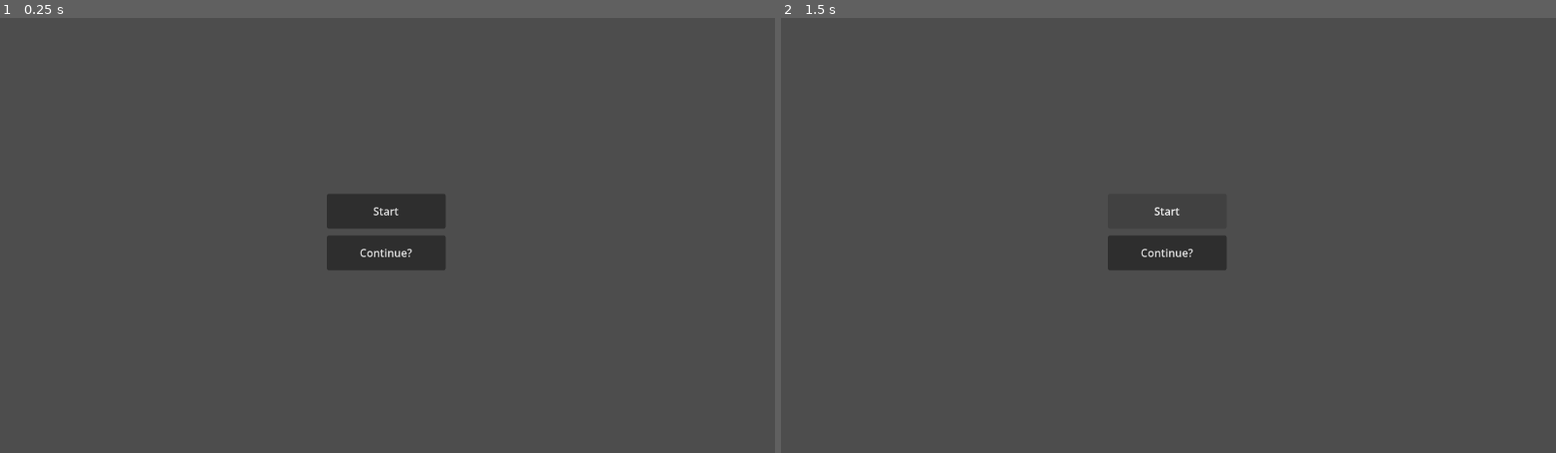
Above: before the commit, frames 1-2 (left to right).
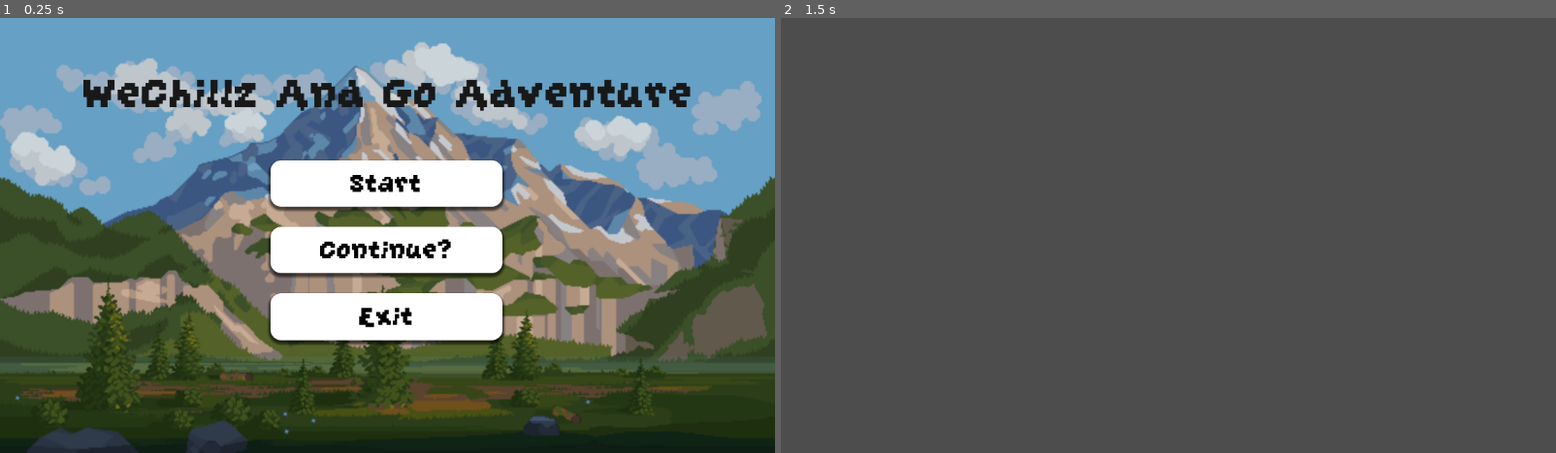
Above: after the commit, the same moments.

Repository: EavhengHor/CS428_Game
Game: Godot game, scene res://User_Interface_Scene/start_ui.tscn
The game is run twice, just before and just after one commit, with the same random seed, the same clock (stepped at 60 frames per second) and the same inputs. Before the commit the project has no main scene; this scene is started directly in both runs.
Inputs (mouse positions are in pixels of both pictures, inside the frame that each line leads up to):
- Up to frame 1 (0.25 s): no input
- Up to frame 2 (1.5 s): click "Start" at 0.5 s; click (1168, 209) at 1.25 s, where only the run before the commit has a clickable "Start"

The runs differ from the first frame. In frame 1, 96% of the frame differs, in the area x 0-100%, y 0-100%; in frame 2, 1.2%.

Commit message:
completed the main manu

Diff:
--- /dev/null
+++ b/User_Interface_Scene/Main_Menu.gd
@@ -0,0 +1,25 @@
+extends Control
+
+
+# Called when the node enters the scene tree for the first time.
+func _ready() -> void:
+	pass # Replace with function body.
+
+
+# Called every frame. 'delta' is the elapsed time since the previous frame.
+func _process(delta: float) -> void:
+	pass
+
+
+func _on_start_button_pressed() -> void:
+	print("Start Pressed")
+	get_tree().change_scene_to_file("res://All_Level_Scene/Level_1/level_1.tscn")
+
+
+func _on_continue_button_pressed() -> void:
+	print("Continue Pressed")
+
+
+func _on_exit_button_pressed() -> void:
+	print("Exit Pressed")
+	get_tree().quit()
--- a/User_Interface_Scene/start_ui.tscn
+++ b/User_Interface_Scene/start_ui.tscn
@@ -1,4 +1,39 @@
 [gd_scene format=3 uid="uid://c0voxsiiipgn1"]
+
+[ext_resource type="Texture2D" uid="uid://o2ishhlndqe1" path="res://Assets/Eavheng_Hor_Asset/Static_Image/Nature Landscapes Free Pixel Art/nature_3/orig.png" id="1_1gkur"]
+[ext_resource type="Script" uid="uid://b14rbsd11y4bt" path="res://User_Interface_Scene/Main_Menu.gd" id="1_yd2q1"]
+[ext_resource type="FontFile" uid="uid://dsvkmoluox358" path="res://Assets/Font/GrapeSoda_Font.ttf" id="2_bm5rj"]
+
+[sub_resource type="StyleBoxTexture" id="StyleBoxTexture_bm5rj"]
+texture = ExtResource("1_1gkur")
+modulate_color = Color(0.8625217, 0.86252177, 0.86252177, 1)
+
+[sub_resource type="StyleBoxFlat" id="StyleBoxFlat_coiy2"]
+bg_color = Color(11.708, 11.708, 11.708, 1)
+corner_radius_top_left = 16
+corner_radius_top_right = 16
+corner_radius_bottom_right = 16
+corner_radius_bottom_left = 16
+shadow_size = 5
+shadow_offset = Vector2(0, 3.41)
+
+[sub_resource type="StyleBoxFlat" id="StyleBoxFlat_bm5rj"]
+bg_color = Color(3.4658852, 3.4658852, 3.4658852, 1)
+corner_radius_top_left = 16
+corner_radius_top_right = 16
+corner_radius_bottom_right = 16
+corner_radius_bottom_left = 16
+shadow_size = 5
+shadow_offset = Vector2(0, 3.41)
+
+[sub_resource type="StyleBoxFlat" id="StyleBoxFlat_yd2q1"]
+bg_color = Color(2.5813956, 2.5813956, 2.5813956, 1)
+corner_radius_top_left = 16
+corner_radius_top_right = 16
+corner_radius_bottom_right = 16
+corner_radius_bottom_left = 16
+shadow_size = 5
+shadow_offset = Vector2(0, 3.41)
 
 [node name="Start_UI" type="Control" unique_id=2067350778]
 layout_mode = 3
@@ -7,32 +42,88 @@
 anchor_bottom = 1.0
 grow_horizontal = 2
 grow_vertical = 2
+script = ExtResource("1_yd2q1")
 
-[node name="Start_Button" type="Button" parent="." unique_id=12789300]
+[node name="Background" type="Panel" parent="." unique_id=112445142]
+layout_mode = 1
+anchors_preset = 15
+anchor_right = 1.0
+anchor_bottom = 1.0
+grow_horizontal = 2
+grow_vertical = 2
+theme_override_styles/panel = SubResource("StyleBoxTexture_bm5rj")
+
+[node name="VBoxContainer" type="VBoxContainer" parent="." unique_id=1837331212]
 layout_mode = 1
 anchors_preset = 8
 anchor_left = 0.5
 anchor_top = 0.5
 anchor_right = 0.5
 anchor_bottom = 0.5
-offset_left = -90.5
-offset_top = -61.75
-offset_right = 86.0
-offset_bottom = -10.0
+offset_left = -174.0
+offset_top = -112.0
+offset_right = 171.0
+offset_bottom = 156.5
 grow_horizontal = 2
 grow_vertical = 2
+theme_override_constants/separation = 30
+alignment = 1
+
+[node name="Start_Button" type="Button" parent="VBoxContainer" unique_id=12789300]
+layout_mode = 2
+size_flags_vertical = 3
+theme_override_colors/font_color = Color(0, 0, 0, 1)
+theme_override_colors/font_pressed_color = Color(0, 0, 0, 1)
+theme_override_fonts/font = ExtResource("2_bm5rj")
+theme_override_font_sizes/font_size = 50
+theme_override_styles/normal = SubResource("StyleBoxFlat_coiy2")
+theme_override_styles/normal_mirrored = SubResource("StyleBoxFlat_bm5rj")
+theme_override_styles/pressed = SubResource("StyleBoxFlat_yd2q1")
 text = "Start"
 
-[node name="Continue_Button" type="Button" parent="." unique_id=1519877641]
+[node name="Continue_Button" type="Button" parent="VBoxContainer" unique_id=1519877641]
+layout_mode = 2
+size_flags_vertical = 3
+theme_override_colors/font_color = Color(0, 0, 0, 1)
+theme_override_colors/font_pressed_color = Color(0, 0, 0, 1)
+theme_override_fonts/font = ExtResource("2_bm5rj")
+theme_override_font_sizes/font_size = 50
+theme_override_styles/normal = SubResource("StyleBoxFlat_coiy2")
+theme_override_styles/normal_mirrored = SubResource("StyleBoxFlat_bm5rj")
+theme_override_styles/pressed = SubResource("StyleBoxFlat_yd2q1")
+text = "Continue?"
+
+[node name="Exit_Button" type="Button" parent="VBoxContainer" unique_id=326147384]
+layout_mode = 2
+size_flags_vertical = 3
+theme_override_colors/font_color = Color(0, 0, 0, 1)
+theme_override_colors/font_pressed_color = Color(0, 0, 0, 1)
+theme_override_fonts/font = ExtResource("2_bm5rj")
+theme_override_font_sizes/font_size = 50
+theme_override_styles/normal = SubResource("StyleBoxFlat_coiy2")
+theme_override_styles/normal_mirrored = SubResource("StyleBoxFlat_bm5rj")
+theme_override_styles/pressed = SubResource("StyleBoxFlat_yd2q1")
+text = "Exit"
+
+[node name="TitleName" type="Label" parent="." unique_id=2030059700]
 layout_mode = 1
-anchors_preset = 8
+anchors_preset = 5
 anchor_left = 0.5
-anchor_top = 0.5
 anchor_right = 0.5
-anchor_bottom = 0.5
-offset_left = -90.0
-offset_right = 86.5
-offset_bottom = 51.75
+offset_left = -552.0
+offset_top = 24.0
+offset_right = 555.0
+offset_bottom = 202.0
 grow_horizontal = 2
-grow_vertical = 2
-text = "Continue?"
+theme_override_colors/font_color = Color(0.094304346, 0.09430442, 0.09430439, 1)
+theme_override_colors/font_shadow_color = Color(0, 0, 0, 0)
+theme_override_constants/shadow_offset_y = 10
+theme_override_fonts/font = ExtResource("2_bm5rj")
+theme_override_font_sizes/font_size = 82
+text = "WeChillz And Go Adventure"
+horizontal_alignment = 1
+vertical_alignment = 1
+
+[connection signal="pressed" from="VBoxContainer/Start_Button" to="." method="_on_start_button_pressed"]
+[connection signal="pressed" from="VBoxContainer/Continue_Button" to="." method="_on_continue_button_pressed"]
+[connection signal="pressed" from="VBoxContainer/Exit_Button" to="." method="_on_exit_button_pressed"]
--- a/project.godot
+++ b/project.godot
@@ -11,6 +11,7 @@
 [application]
 
 config/name="CS428_Game"
+run/main_scene="uid://c0voxsiiipgn1"
 config/features=PackedStringArray("4.6", "Forward Plus")
 config/icon="res://icon.svg"
 
Binary file added: Assets/Eavheng_Hor_Asset/Sprite_Image/Kings and Pigs/Aseprite/01-Artboard.aseprite
Binary file added: Assets/Eavheng_Hor_Asset/Sprite_Image/Kings and Pigs/Aseprite/02-KingHuman.aseprite
Binary file added: Assets/Eavheng_Hor_Asset/Sprite_Image/Kings and Pigs/Aseprite/03-Pig.aseprite
Binary file added: Assets/Eavheng_Hor_Asset/Sprite_Image/Kings and Pigs/Aseprite/04-PigBox.aseprite
Binary file added: Assets/Eavheng_Hor_Asset/Sprite_Image/Kings and Pigs/Aseprite/05-PigBoom.aseprite
Binary file added: Assets/Eavheng_Hor_Asset/Sprite_Image/Kings and Pigs/Aseprite/06-PigHide.aseprite
Binary file added: Assets/Eavheng_Hor_Asset/Sprite_Image/Kings and Pigs/Aseprite/07-KingPig.aseprite
Binary file added: Assets/Eavheng_Hor_Asset/Sprite_Image/Kings and Pigs/Aseprite/08-Bomb.aseprite
Binary file added: Assets/Eavheng_Hor_Asset/Sprite_Image/Kings and Pigs/Aseprite/09-Box.aseprite
Binary file added: Assets/Eavheng_Hor_Asset/Sprite_Image/Kings and Pigs/Aseprite/10-Cannon and Pig.aseprite
Binary file added: Assets/Eavheng_Hor_Asset/Sprite_Image/Kings and Pigs/Aseprite/11-Door.aseprite
Binary file added: Assets/Eavheng_Hor_Asset/Sprite_Image/Kings and Pigs/Aseprite/12-Lives and Coins.aseprite
(and 282 more such lines)
